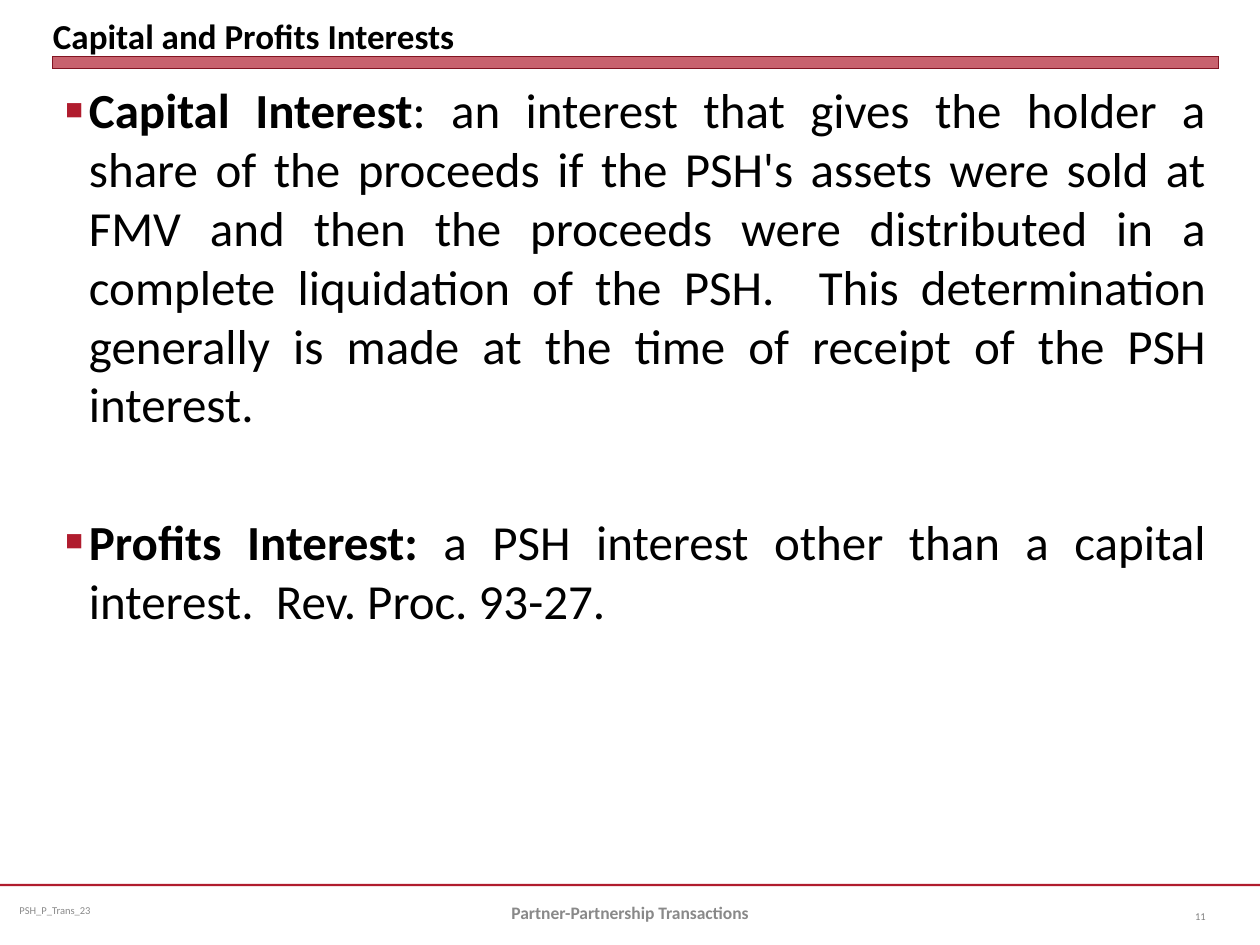
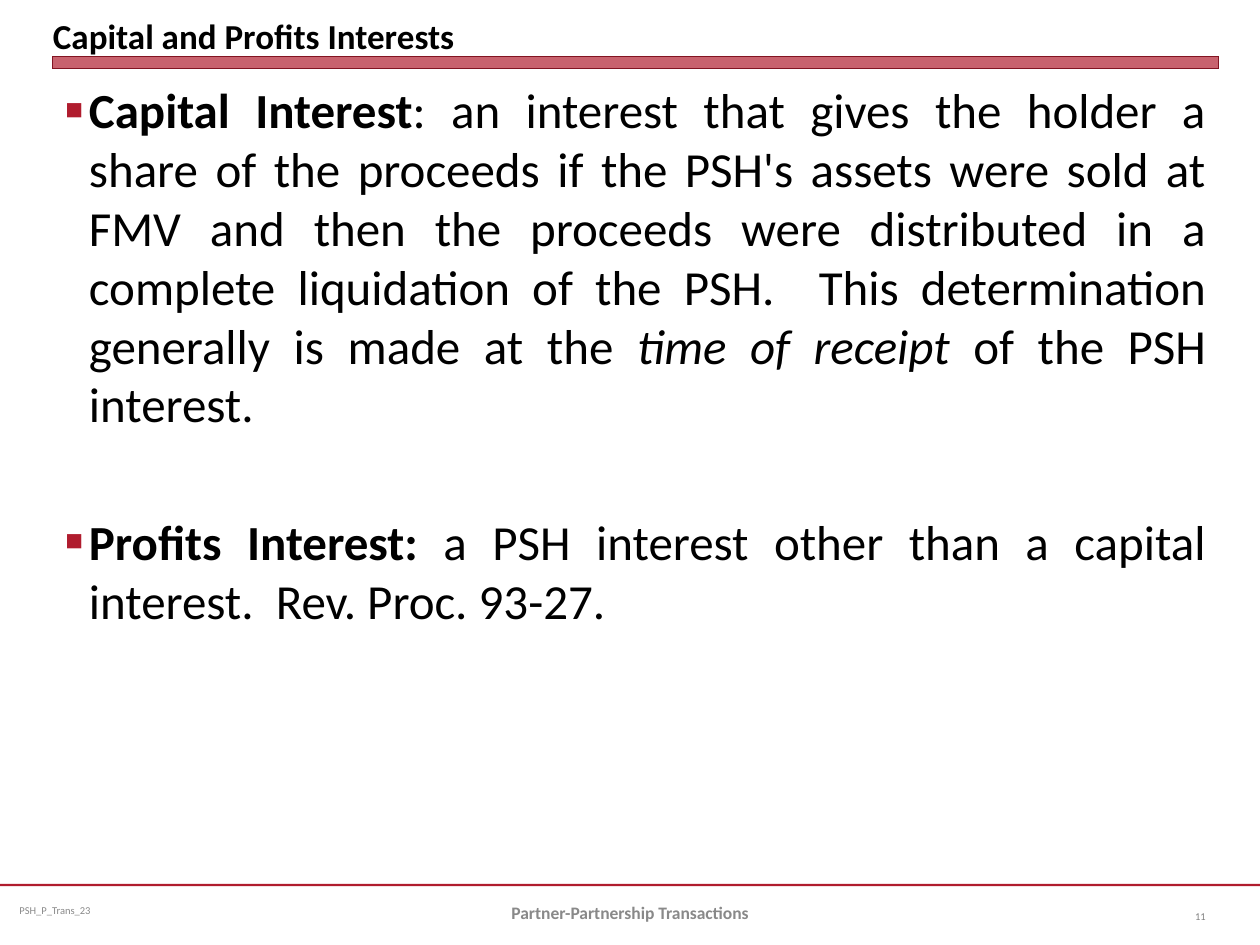
Before and after one commit to jmc877/Partnership-Tax, a slide deck: slide 11 of slides/PSH_P_Trans_23.pptx. Drawn at 1260x945 pixels with LibreOffice and Linux fonts; fonts in the diff are those of the drawing. Boxes give left, top, right and bottom in pixels: in the first picture for what was removed or moved away, otherwise in the second. Text is boxed around its words. In the diff, an @@ line names an element or a change of style, - is before the commit and + after.

```diff
--- a/slides/PSH_P_Trans_23.pptx
+++ b/slides/PSH_P_Trans_23.pptx
@@ text at <box>89,93,1206,423</box>: italic on in "time of receipt" @@
```
Also in this commit, not shown: 5 other slides changed, 4 other files.
